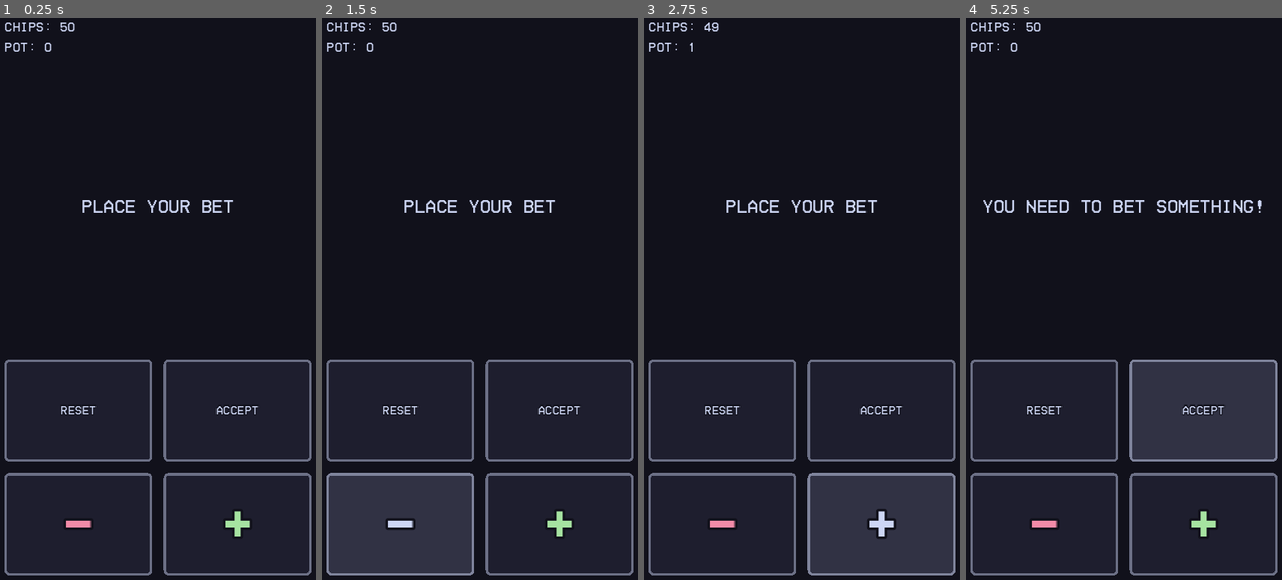
Above: before the commit, frames 1-4 (left to right).
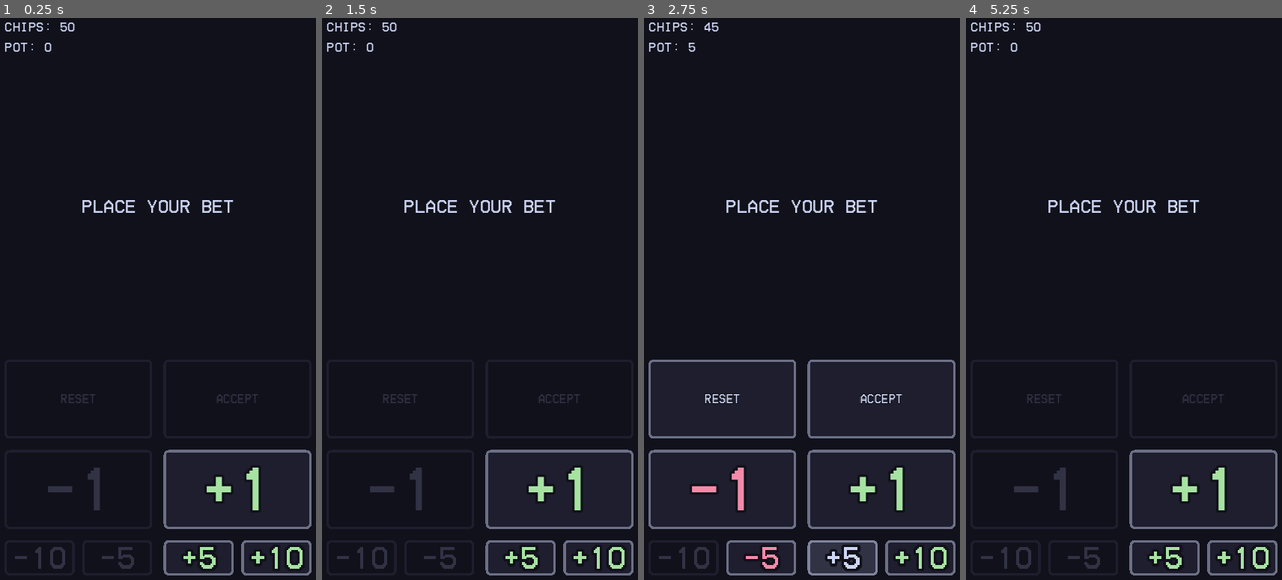
Above: after the commit, the same moments.

Repository: Virkkunen/twentyone
Game: Godot game, scene res://scenes/BettingScene.tscn
Two runs of this game, one before a commit and one after it. Both use one fixed random seed, a clock stepped at 60 frames per second and the inputs below.
Inputs (mouse positions are in pixels of both pictures, inside the frame that each line leads up to):
- Up to frame 1 (0.25 s): no input
- Up to frame 2 (1.5 s): click "+" (after the commit: "+1") at 0.5 s; click "-" (after the commit: "-1") at 1.25 s
- Up to frame 3 (2.75 s): click (843, 557) at 2 s, where only the run after the commit has a clickable "+5"
- Up to frame 4 (5.25 s): click (1082, 557) at 2.75 s, where only the run after the commit has a clickable "-5"; click (1240, 557) at 3.5 s, where only the run after the commit has a clickable "+10"; click (1007, 557) at 4.25 s, where only the run after the commit has a clickable "-10"; click (1203, 411) at 5 s, where only the run before the commit has a clickable "Accept"

The runs differ from the first frame. In frame 1, 4.1% of the frame differs, in the area x 1-99%, y 60-100%; in frame 2, 11%; in frame 3, 6.5%; in frame 4, 12%, in the area x 1-99%, y 32-100%.

Commit message:
bet presets

Diff:
--- a/resources/base.tres
+++ b/resources/base.tres
@@ -7,7 +7,7 @@
 content_margin_top = 12.0
 content_margin_right = 12.0
 content_margin_bottom = 12.0
-bg_color = Color(0.576471, 0.6, 0.698039, 1)
+bg_color = Color(0.0666667, 0.0666667, 0.105882, 1)
 border_width_left = 8
 border_width_top = 8
 border_width_right = 8
@@ -85,7 +85,7 @@
 
 [resource]
 Button/colors/font_color = Color(0.803922, 0.839216, 0.956863, 1)
-Button/colors/font_disabled_color = Color(0.65098, 0.678431, 0.784314, 1)
+Button/colors/font_disabled_color = Color(0.192157, 0.196078, 0.266667, 1)
 Button/colors/font_focus_color = Color(0.803922, 0.839216, 0.956863, 1)
 Button/colors/font_hover_color = Color(0.803922, 0.839216, 0.956863, 1)
 Button/colors/font_hover_pressed_color = Color(0.729412, 0.760784, 0.870588, 1)
@@ -104,6 +104,7 @@
 FlowContainer/constants/v_separation = 12
 GridContainer/constants/h_separation = 36
 GridContainer/constants/v_separation = 36
+HBoxContainer/constants/separation = 24
 Label/colors/font_color = Color(0.803922, 0.839216, 0.956863, 1)
 Label/colors/font_outline_color = Color(0.0666667, 0.0666667, 0.105882, 1)
 Label/colors/font_shadow_color = Color(0.0666667, 0.0666667, 0.105882, 0.6)
--- a/scenes/BettingScene.tscn
+++ b/scenes/BettingScene.tscn
@@ -90,6 +90,7 @@
 size_flags_horizontal = 3
 size_flags_vertical = 3
 theme = ExtResource("1_se6to")
+disabled = true
 text = "Reset
 "
 
@@ -99,6 +100,7 @@
 size_flags_horizontal = 3
 size_flags_vertical = 3
 theme = ExtResource("1_se6to")
+disabled = true
 text = "Accept
 "
 
@@ -111,7 +113,8 @@
 theme_override_colors/font_color = Color(0.952941, 0.545098, 0.658824, 1)
 theme_override_constants/outline_size = 32
 theme_override_font_sizes/font_size = 196
-text = "-"
+disabled = true
+text = "-1"
 
 [node name="ButtonIncrease" type="Button" parent="Screen/Control/MarginContainer/VBoxContainer/Buttons"]
 z_index = 10
@@ -122,4 +125,58 @@
 theme_override_colors/font_color = Color(0.65098, 0.890196, 0.631373, 1)
 theme_override_constants/outline_size = 32
 theme_override_font_sizes/font_size = 196
-text = "+"
+text = "+1"
+
+[node name="DecreasePresets" type="HBoxContainer" parent="Screen/Control/MarginContainer/VBoxContainer/Buttons"]
+layout_mode = 2
+theme = ExtResource("1_se6to")
+
+[node name="ButtonDecrease10" type="Button" parent="Screen/Control/MarginContainer/VBoxContainer/Buttons/DecreasePresets"]
+z_index = 10
+layout_mode = 2
+size_flags_horizontal = 3
+size_flags_vertical = 3
+theme = ExtResource("1_se6to")
+theme_override_colors/font_color = Color(0.952941, 0.545098, 0.658824, 1)
+theme_override_constants/outline_size = 32
+theme_override_font_sizes/font_size = 98
+disabled = true
+text = "-10"
+
+[node name="ButtonDecrease5" type="Button" parent="Screen/Control/MarginContainer/VBoxContainer/Buttons/DecreasePresets"]
+z_index = 10
+layout_mode = 2
+size_flags_horizontal = 3
+size_flags_vertical = 3
+theme = ExtResource("1_se6to")
+theme_override_colors/font_color = Color(0.952941, 0.545098, 0.658824, 1)
+theme_override_constants/outline_size = 32
+theme_override_font_sizes/font_size = 98
+disabled = true
+text = "-5"
+
+[node name="IncreasePresets" type="HBoxContainer" parent="Screen/Control/MarginContainer/VBoxContainer/Buttons"]
+layout_mode = 2
+theme = ExtResource("1_se6to")
+
+[node name="ButtonIncrease5" type="Button" parent="Screen/Control/MarginContainer/VBoxContainer/Buttons/IncreasePresets"]
+z_index = 10
+layout_mode = 2
+size_flags_horizontal = 3
+size_flags_vertical = 3
+theme = ExtResource("1_se6to")
+theme_override_colors/font_color = Color(0.65098, 0.890196, 0.631373, 1)
+theme_override_constants/outline_size = 32
+theme_override_font_sizes/font_size = 98
+text = "+5"
+
+[node name="ButtonIncrease10" type="Button" parent="Screen/Control/MarginContainer/VBoxContainer/Buttons/IncreasePresets"]
+z_index = 10
+layout_mode = 2
+size_flags_horizontal = 3
+size_flags_vertical = 3
+theme = ExtResource("1_se6to")
+theme_override_colors/font_color = Color(0.65098, 0.890196, 0.631373, 1)
+theme_override_constants/outline_size = 32
+theme_override_font_sizes/font_size = 98
+text = "+10"
--- a/scenes/game.tscn
+++ b/scenes/game.tscn
@@ -213,7 +213,7 @@
 custom_minimum_size = Vector2(0, 256)
 layout_mode = 2
 size_flags_vertical = 3
-columns = 2
+columns = 3
 
 [node name="ButtonHit" type="Button" parent="Screen/Control/MarginContainer/VBoxContainer/Buttons"]
 z_index = 2
@@ -231,6 +231,7 @@
 size_flags_horizontal = 3
 size_flags_vertical = 3
 theme = ExtResource("7_82s7f")
+disabled = true
 text = "Split"
 
 [node name="ButtonDoubleDown" type="Button" parent="Screen/Control/MarginContainer/VBoxContainer/Buttons/ExtraButtons"]
@@ -238,6 +239,7 @@
 size_flags_horizontal = 3
 size_flags_vertical = 3
 theme = ExtResource("7_82s7f")
+disabled = true
 text = "Double Down"
 
 [node name="ButtonStand" type="Button" parent="Screen/Control/MarginContainer/VBoxContainer/Buttons"]
--- a/scripts/betting_scene.gd
+++ b/scripts/betting_scene.gd
@@ -5,11 +5,22 @@
 @onready var ButtonDecrease = BetButtons.get_node("ButtonDecrease")
 @onready var ButtonResetBet = BetButtons.get_node("ButtonResetBet")
 @onready var ButtonConfirmBet = BetButtons.get_node("ButtonConfirmBet")
+@onready var ButtonDecreaseTen = BetButtons.get_node("DecreasePresets").get_node("ButtonDecrease10")
+@onready var ButtonDecreaseFive = BetButtons.get_node("DecreasePresets").get_node("ButtonDecrease5")
+@onready var ButtonIncreaseFive = BetButtons.get_node("IncreasePresets").get_node("ButtonIncrease5")
+@onready var ButtonIncreaseTen = BetButtons.get_node("IncreasePresets").get_node("ButtonIncrease10")
 
 func _ready() -> void:
 	Global.info_label = "Place your bet"
+
+	Global.pot_changed.connect(_on_pot_changed)
+	Global.player_chips_changed.connect(_on_player_chips_changed)
 	ButtonIncrease.pressed.connect(func(): _on_bet_button_pressed("increase"))
+	ButtonIncreaseTen.pressed.connect(func(): _on_bet_button_pressed("increase_ten"))
+	ButtonIncreaseFive.pressed.connect(func(): _on_bet_button_pressed("increase_five"))
 	ButtonDecrease.pressed.connect(func(): _on_bet_button_pressed("decrease"))
+	ButtonDecreaseFive.pressed.connect(func(): _on_bet_button_pressed("decrease_five"))
+	ButtonDecreaseTen.pressed.connect(func(): _on_bet_button_pressed("decrease_ten"))
 	ButtonResetBet.pressed.connect(func(): _on_bet_button_pressed("reset"))
 	ButtonConfirmBet.pressed.connect(func(): _on_bet_button_pressed("confirm"))
 
@@ -17,16 +28,40 @@
 func _on_bet_button_pressed(which : String) -> void:
 	match which:
 		"increase":
-			if Global.player_chips > 0:
+			if Global.player_chips >= 1:
 				Input.vibrate_handheld(4)
 				Global.player_chips -= 1
 				Global.pot += 1
 
+		"increase_ten":
+			if Global.player_chips >= 10:
+				Input.vibrate_handheld(4)
+				Global.player_chips -= 10
+				Global.pot += 10
+
+		"increase_five":
+			if Global.player_chips >= 5:
+				Input.vibrate_handheld(4)
+				Global.player_chips -= 5
+				Global.pot += 5
+
 		"decrease":
-			if Global.pot > 0:
+			if Global.pot >= 1:
 				Input.vibrate_handheld(4)
 				Global.player_chips += 1
 				Global.pot -= 1
+
+		"decrease_five":
+			if Global.pot >= 5:
+				Input.vibrate_handheld(4)
+				Global.player_chips += 5
+				Global.pot -= 5
+
+		"decrease_ten":
+			if Global.pot >= 10:
+				Input.vibrate_handheld(4)
+				Global.player_chips += 10
+				Global.pot -= 10
 
 		"reset":
 			Input.vibrate_handheld(28, 0.7)
@@ -40,3 +75,15 @@
 			else:
 				Input.vibrate_handheld(56, 0.7)
 				get_tree().change_scene_to_file("res://scenes/game.tscn")
+
+func _on_pot_changed() -> void:
+	ButtonDecreaseTen.disabled = false if Global.pot >= 10 else true
+	ButtonDecreaseFive.disabled = false if Global.pot >= 5 else true
+	ButtonDecrease.disabled = false if Global.pot >= 1 else true
+	ButtonConfirmBet.disabled = false if Global.pot >= 1 else true
+	ButtonResetBet.disabled = false if Global.pot >= 1 else true
+
+func _on_player_chips_changed() -> void:
+	ButtonIncrease.disabled = false if Global.player_chips >= 1 else true
+	ButtonIncreaseFive.disabled = false if Global.player_chips >= 5 else true
+	ButtonIncreaseTen.disabled = false if Global.player_chips >= 10 else true
Not shown, changed: TODO.md
